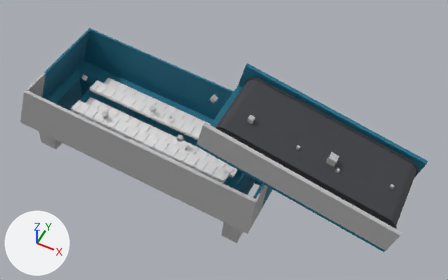
Two versions of the FBX model Carcassonne-Unity/Assets/Game/machines/Models/balistique.fbx, one commit apart.
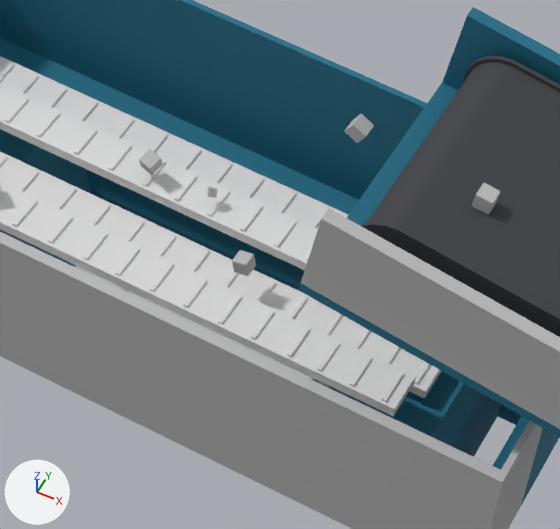
The first picture shows the older version from a camera (50 mm lens) standing at (5.33, -7.13, 10.83) and looking at (1.51, 0.53, 1.25). The close-ups show both versions on the part from 24% to 61% of the width and 22% to 77% of the height of that picture; other places that the commit changed are outside them. The lights are fixed; the arrows at lower left show +X, +Y and +Z. Where no turn or scale is listed for an object, it has been applied to the vertices.
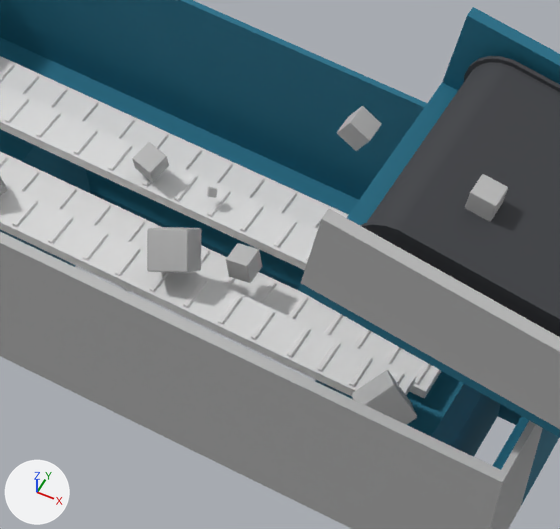
Pixel boxes (x1, y1, x2, y2) of what changed, in the close-ups (560 x 529 px):
'pCube29', moved, turned, rescaled: before (311, 379, 330, 388); after (147, 227, 202, 273)
'pCube27', moved, turned, rescaled (not visible before): after (352, 370, 417, 425)
'pCube32', rescaled (47% wider, 45% taller): before (472, 183, 501, 215); after (465, 174, 508, 221)
'pCube36', rescaled (48% wider, 53% taller): before (344, 114, 374, 143); after (337, 106, 382, 151)
'pCube33', rescaled (48% wider, 52% taller): before (232, 250, 256, 276); after (226, 243, 262, 283)
'pCube35', rescaled (52% wider, 52% taller): before (139, 149, 163, 175); after (132, 142, 169, 182)
'pCube34', rescaled (not visible before): after (0, 177, 8, 195)

Patch to the scene script:
```diff
--- a/Carcassonne-Unity/Assets/Game/machines/Models/balistique.fbx.py
+++ b/Carcassonne-Unity/Assets/Game/machines/Models/balistique.fbx.py
@@ ob_pcube36 @@
 ob_pcube36.rotation_euler = (0.0, 0.0, 0.937)  # degrees (0, 0, 54)
-ob_pcube36.scale = (0.0984, 0.0984, 0.0984)
+ob_pcube36.scale = (0.15, 0.15, 0.15)
@@ ob_pcube32 @@
 ob_pcube32.rotation_euler = (0.0, 0.0, -0.221)  # degrees (0, 0, -13)
-ob_pcube32.scale = (0.0984, 0.0984, 0.0984)
+ob_pcube32.scale = (0.15, 0.15, 0.15)
@@ ob_pcube29 @@
 ob_pcube29.parent = ob_cubes
-ob_pcube29.location = (139.5, 88.66, 29.67)
-ob_pcube29.rotation_euler = (0.811, -1.491, 1.33)  # degrees (46, -85, 76)
-ob_pcube29.scale = (0.152, 0.152, 0.152)
+ob_pcube29.location = (49.59, 174.1, 29.67)
+ob_pcube29.rotation_euler = (0.403, -0.803, 1.442)  # degrees (23, -46, 83)
+ob_pcube29.scale = (0.25, 0.25, 0.25)
@@ ob_pcube34 @@
 ob_pcube34.rotation_euler = (-0.764, -2.334, 0.623)  # degrees (-44, -134, 36)
-ob_pcube34.scale = (0.0984, 0.0984, 0.0984)
+ob_pcube34.scale = (0.15, 0.15, 0.15)
@@ ob_pcube35 @@
 ob_pcube35.rotation_euler = (0.574, -1.969, 0.785)  # degrees (33, -113, 45)
-ob_pcube35.scale = (0.0984, 0.0984, 0.0984)
+ob_pcube35.scale = (0.15, 0.15, 0.15)
@@ ob_pcube33 @@
 ob_pcube33.rotation_euler = (0.0, 0.0, 1.668)  # degrees (0, 0, 96)
-ob_pcube33.scale = (0.0984, 0.0984, 0.0984)
+ob_pcube33.scale = (0.15, 0.15, 0.15)
@@ ob_pcube27 @@
 ob_pcube27.parent = ob_cubes
-ob_pcube27.location = (215.3, 76.32, 60.46)
-ob_pcube27.rotation_euler = (-0.12, -2.256, 0.92)  # degrees (-6.9, -129, 53)
-ob_pcube27.scale = (0.152, 0.152, 0.152)
+ob_pcube27.location = (201.1, 149.4, 60.46)
+ob_pcube27.rotation_euler = (-1.459, -2.334, 0.623)  # degrees (-84, -134, 36)
+ob_pcube27.scale = (0.25, 0.25, 0.25)
```
